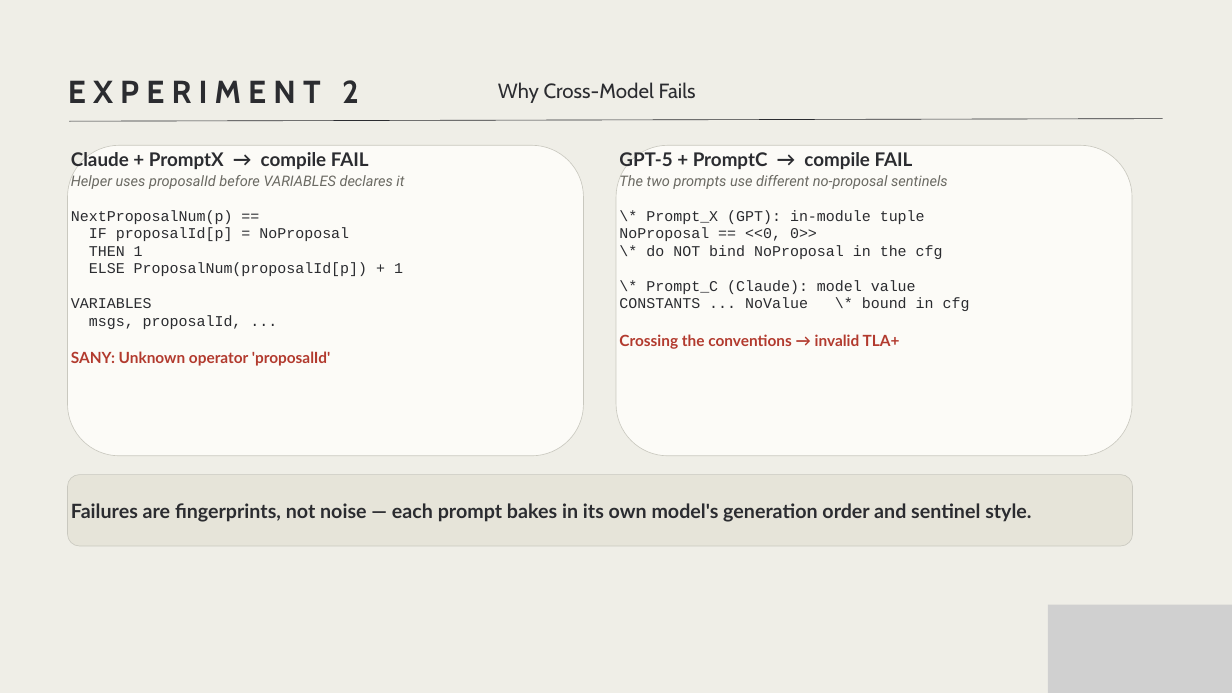
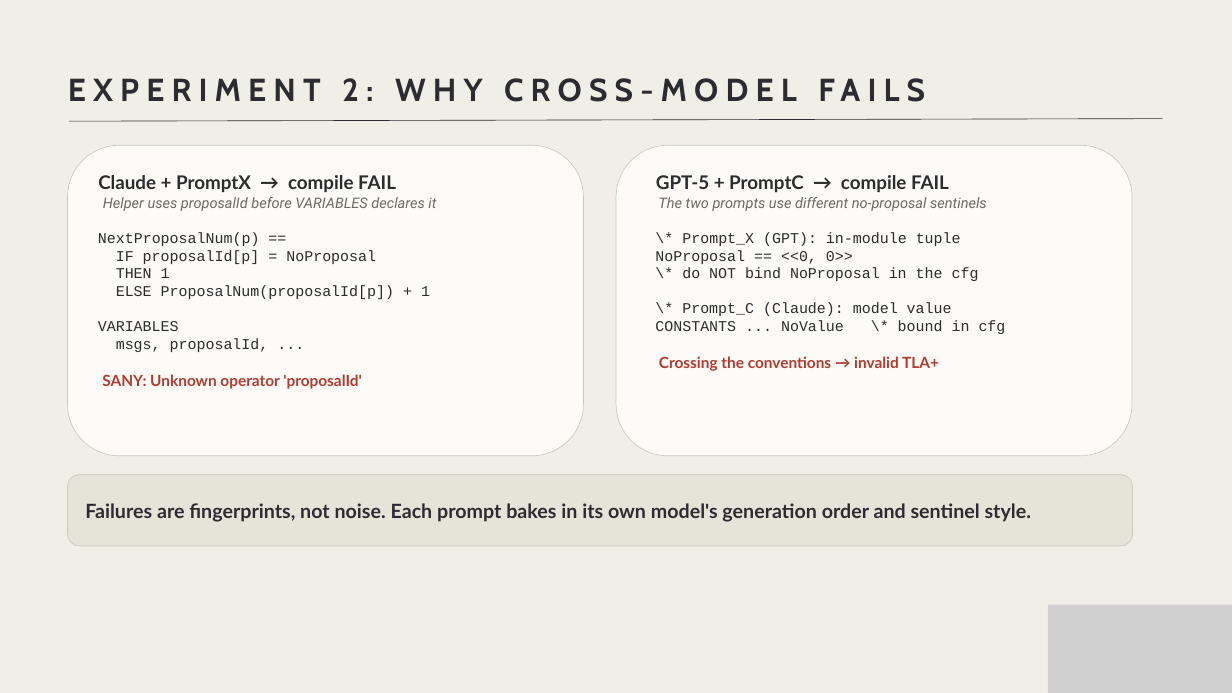
Before and after one commit to makhana/SysMoBench-research, a slide deck: slide 26 of Presentation.pptx (slide 8 before the commit). Drawn at 1232x693 pixels with LibreOffice and Linux fonts; fonts in the diff are those of the drawing; grey boxes stand for pictures. Boxes give left, top, right and bottom in pixels: in the first picture for what was removed or moved away, otherwise in the second. Text is boxed around its words. In the diff, an @@ line names an element or a change of style, - is before the commit and + after.

Commit message:
updated presentation

```diff
--- a/Presentation.pptx
+++ b/Presentation.pptx
@@ text removed at [68,80,359,103] @@
-EXPERIMENT 2
@@ text at [342,78,898,313]: text changed; size 24 to 37.1 pt; bold on @@
-Why Cross-Model Fails
+EXPERIMENT 2: WHY CROSS-MODEL FAILS
@@ text "Claude + PromptX → compile ..." rewrapped from [71,152,404,366] to [98,175,436,389] @@
@@ text "GPT-5 + PromptC → compile ...": place and size @@
-text "GPT-5 + PromptC → compile ..." at [619,152,970,349]
+text "GPT-5 + PromptC → compile ..." at [655,175,1006,371]
@@ text at [85,503,1031,522]: text changed @@
-Failures are fingerprints, not noise — each prompt bakes in its own model's generation order and sentinel style.
+Failures are fingerprints, not noise. Each prompt bakes in its own model's generation order and sentinel style.
```
Also in this commit, not shown: 5 other slides changed, 32 slides added.
